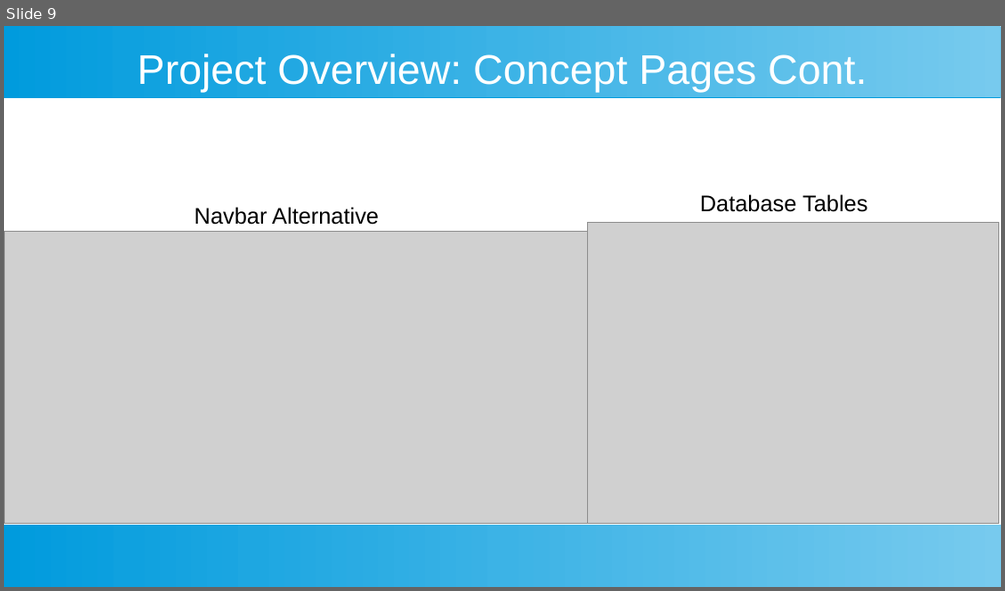
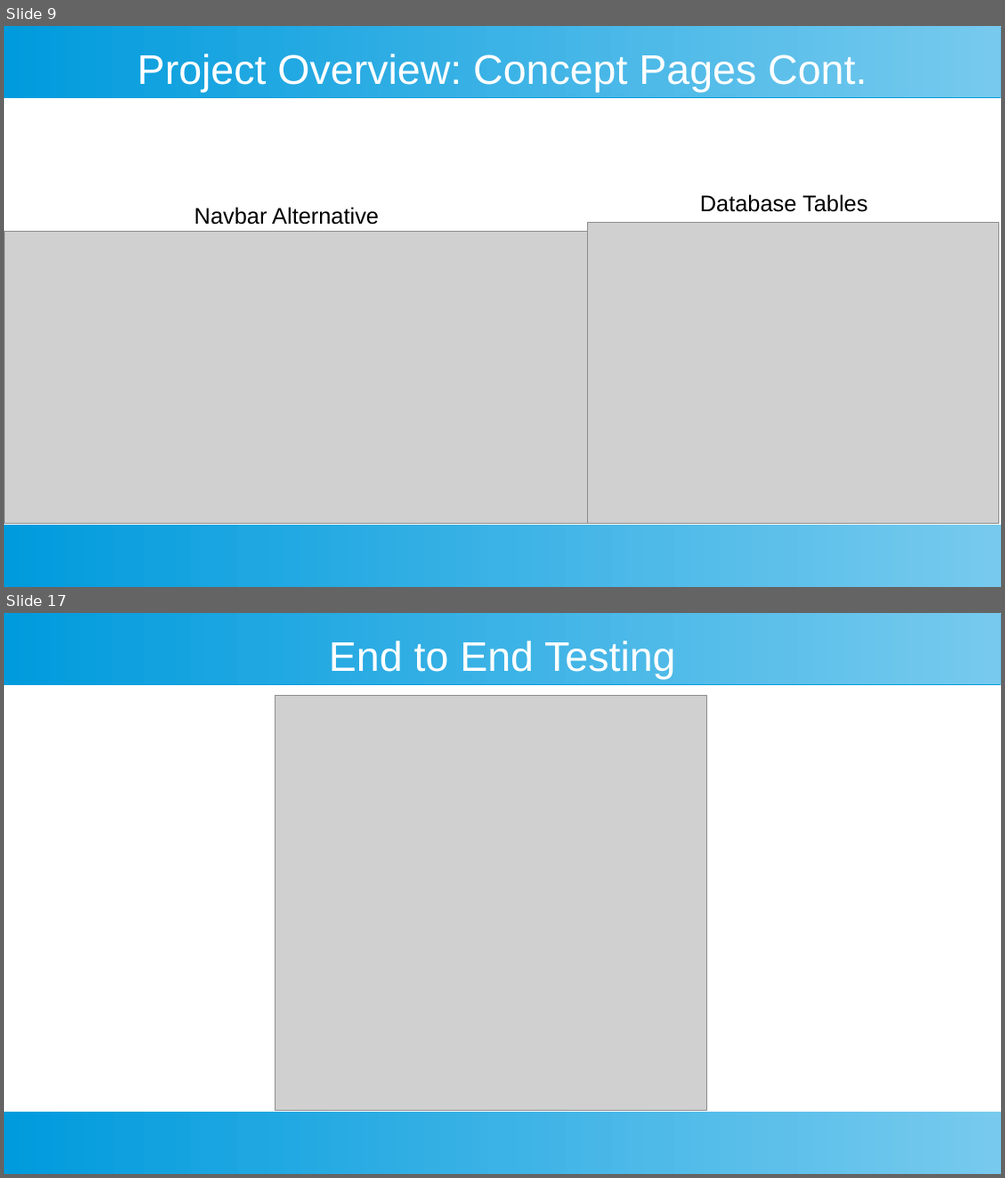
Before and after one commit to cookbook-com/cookbook, a slide deck: Presentation.odp. Shown one above the other, each under a label of ours: slide 9 before the commit, slides 9 and 17 after it; the slides between them are not shown. The pictures are 1005x591 and 1005x1178 pixels, drawn with LibreOffice and Linux fonts; fonts in the diff are those of the drawing; grey boxes stand for pictures. Boxes give left, top, right and bottom in pixels: in the first picture for what was removed or moved away, otherwise in the second. Text is boxed around its words. In the diff, an @@ line names an element or a change of style, - is before the commit and + after.

```diff
--- a/Presentation.odp
+++ b/Presentation.odp
@@ slide 17 added at box(4, 613, 1001, 1174), background #FFFFFF; not listed: 2 template elements that a slide beside it also shows @@
@@ title added at box(329, 641, 675, 679), 33 pt, text #FFFFFF @@
+End to End Testing
@@ picture added at box(275, 695, 707, 1111) @@
```
Also in this commit, not shown: 8 other slides added, 2 other files.
